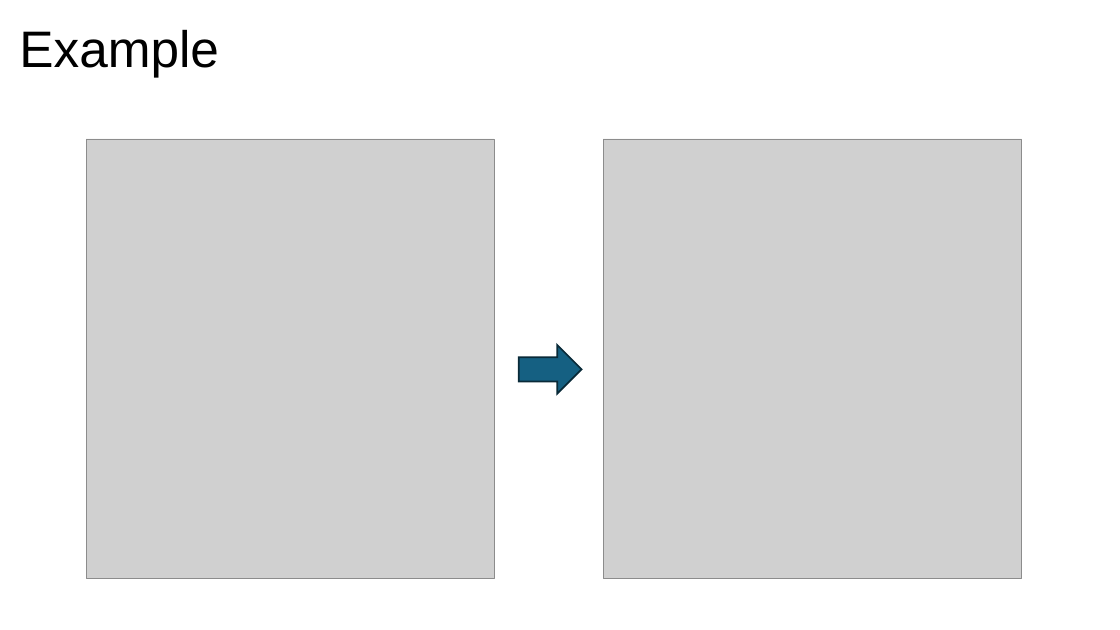
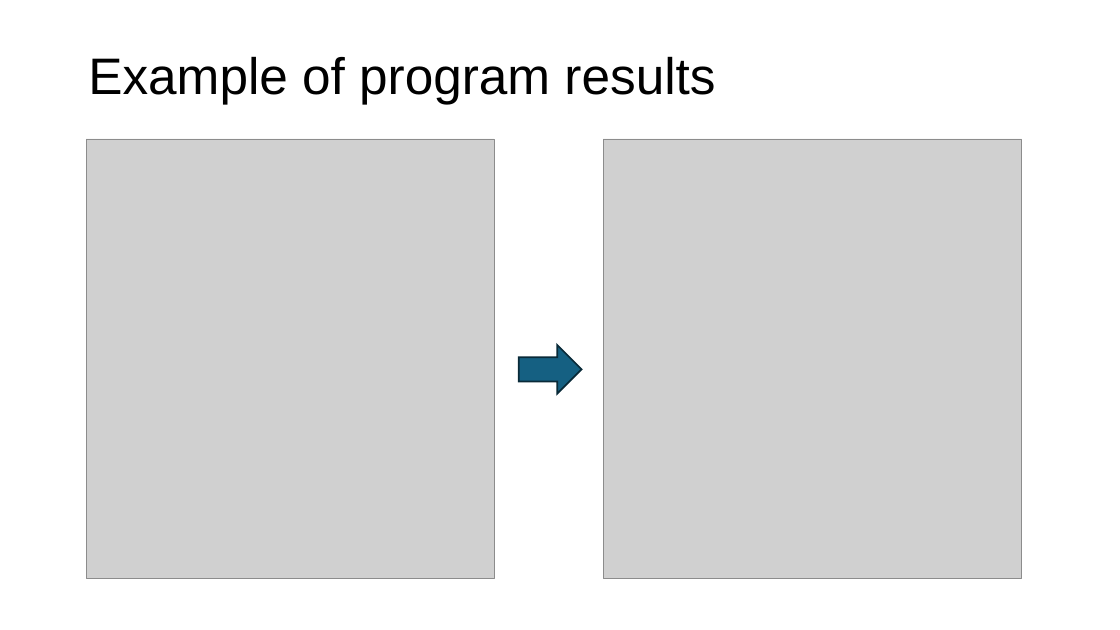
Before and after one commit to ashley200303/Golgi-dispersion, a slide deck: slide 3 of How to use Golgi convex hull program.pptx (slide 2 before the commit). Drawn at 1120x630 pixels with LibreOffice and Linux fonts; fonts in the diff are those of the drawing; grey boxes stand for pictures. Boxes give left, top, right and bottom in pixels: in the first picture for what was removed or moved away, otherwise in the second. Text is boxed around its words. In the diff, an @@ line names an element or a change of style, - is before the commit and + after.

```diff
--- a/How to use Golgi convex hull program.pptx
+++ b/How to use Golgi convex hull program.pptx
@@ title at (x1=88, y1=56, x2=715, y2=104): text changed @@
-Example
+Example of program results
```
Also in this commit, not shown: 1 other slide changed, 5 slides added, 1 slide removed.
